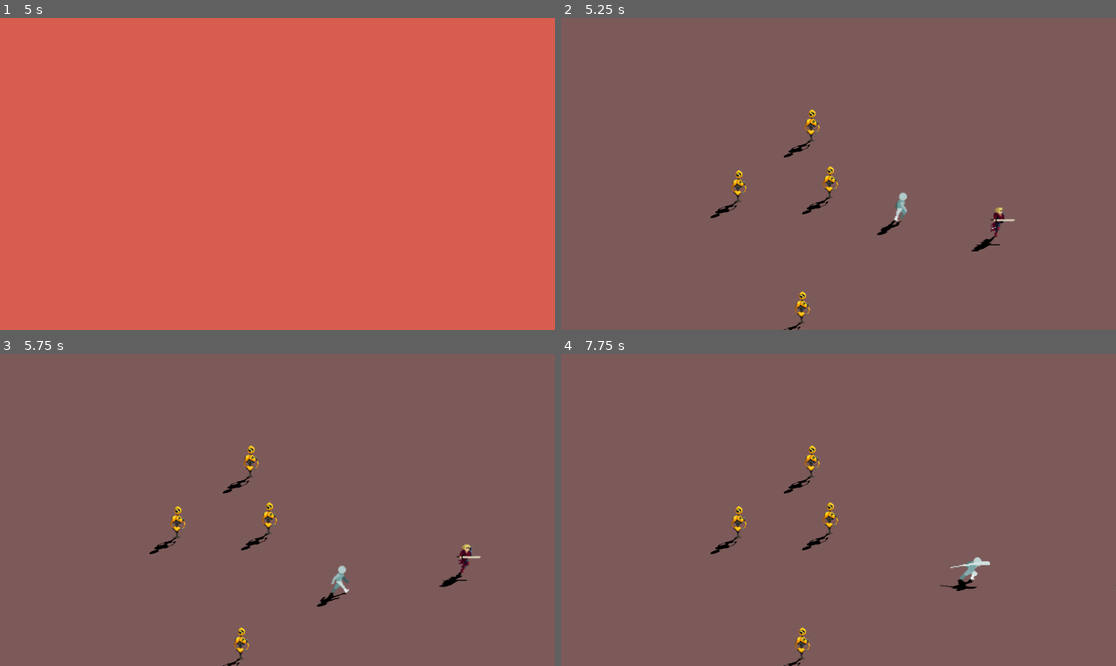
Above: before the commit, frames 1-4 (two rows, left to right).
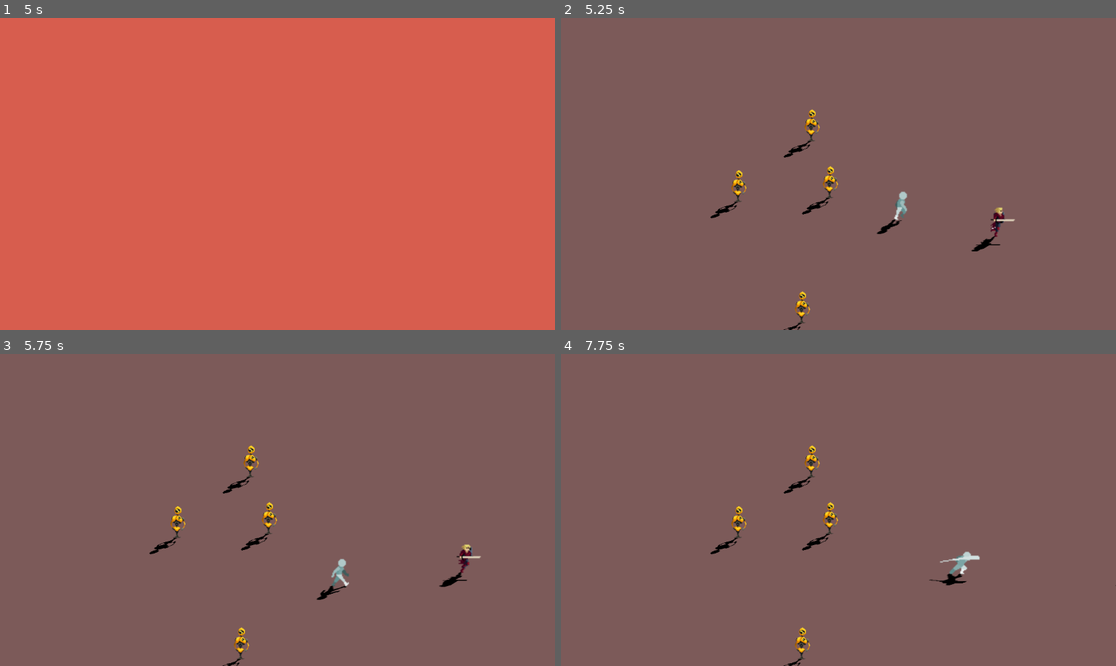
Above: after the commit, the same moments.

Repository: JuaniCargnel/Proyecto_Final_ProgIII
Game: Godot game, scene res://Escenas/MenuPrincipal.tscn
Two runs of this game, one before a commit and one after it. Both use one fixed random seed, a clock stepped at 60 frames per second and the inputs below.
Inputs (mouse positions are in pixels of both pictures, inside the frame that each line leads up to):
- Up to frame 1 (5 s): tap Enter at 0.5, 2, 3.5 s; move the mouse to (399, 158) at 0.52 s; hold Right (Right) 0.53-1.28 s; hold Shift (Correr) 0.53-1.28 s; tap Space at 1.25, 2.75, 4.25 s; move the mouse to (166, 189) at 1.27 s; hold Down (Down) 1.28-2.03 s; click (166, 189) at 1.35 s; move the mouse to (333, 105) at 2.02 s; hold Right (Right) 2.03-2.78 s; hold Right mouse button (GolpeB) 2.03-2.78 s; move the mouse to (249, 236) at 2.77 s; hold Up (Up) 2.78-3.53 s; tap 1 (Hands) at 2.85 s; move the mouse to (444, 220) at 3.52 s; hold Q (Roll) 3.53-4.28 s; hold Left (Left) from 3.53 s (still down); move the mouse to (111, 127) at 4.27 s; tap 2 (Sword) at 4.35 s
- Up to frame 2 (5.25 s): move the mouse to (866, 174) at 5.02 s; release Left (Left) at 5.03 s; hold Down (Down) from 5.03 s (still down); hold Tab (Tab) from 5.03 s (still down)
- Up to frame 3 (5.75 s): keep holding Down (Down); keep holding Tab (Tab)
- Up to frame 4 (7.75 s): move the mouse to (755, 432) at 5.77 s; release Down (Down) at 5.78 s; release Tab (Tab) at 5.78 s; hold Right (Right) 5.78-6.53 s; tap Shift (Correr) at 5.85 s; move the mouse to (960, 494) at 6.52 s; press the mouse at (960, 494) at 6.53 s; hold Up (Up) 6.53-7.28 s; move the mouse to (727, 525) at 7.27 s; release the mouse at (727, 525) at 7.28 s; hold Right (Right) from 7.28 s (still down); right-click (727, 525) at 7.35 s

Frame 1 is identical in both runs. In frame 2, less than 0.1% of the frame differs, in the area x 56-63%, y 55-70%; in frame 3, 0.3%; in frame 4, 0.5%, in the area x 66-78%, y 63-76%.

Commit message:
Update 0.1.5.2

Diff:
--- a/Scripts/knight.gd
+++ b/Scripts/knight.gd
@@ -6,9 +6,14 @@
 
 var speed = 50
 var direccion = Vector2(1, 0)
+var posicionAnterior = Vector2()
 var derecha = true
 var movimiento = true
 var cambio = false
+var personaje = null
+
+func _ready():
+	posicionAnterior = position
 
 func _process(_delta):
 	if $AreaKnight.global_position.x >= 600:
@@ -16,7 +21,7 @@
 			$Timers/Idle.start()
 			$Sprite.play("idle")
 			$Sprite.set_flip_h(true)
-			direccion.x = 0
+			direccion = Vector2(0,0)
 			derecha = false
 			movimiento = false
 		elif cambio and !movimiento:
@@ -29,7 +34,7 @@
 			$Timers/Idle.start()
 			$Sprite.play("idle")
 			$Sprite.set_flip_h(false)
-			direccion.x = 0
+			direccion = Vector2(0,0)
 			derecha = true
 			movimiento = false
 		elif cambio and !movimiento:
@@ -37,11 +42,19 @@
 			movimiento = true
 			direccion.x = 1
 			$Timers/Idle.stop()
+	elif personaje != null:
+		direccion = position.direction_to(personaje.position) * speed
+		if position.x > posicionAnterior.x:
+			$Sprite.set_flip_h(false)
+		elif position.x < posicionAnterior.x:
+			$Sprite.set_flip_h(true)
+
+		posicionAnterior = position
 	else:
 		$Sprite.play("run")
 
 	#translate(direccion.normalized() * speed * delta)
-	move_and_collide(direccion)
+	move_and_collide(direccion.normalized())
 
 func _on_area_knight_area_entered(area):
 	if area.is_in_group("areaSprite"):
@@ -54,10 +67,12 @@
 func _on_hitbox_cerca_body_entered(body):
 	if body.is_in_group("player"):
 		inArea = true
+		personaje = body
 
 func _on_hitbox_cerca_body_exited(body):
 	if body.is_in_group("player"):
 		inArea = false
+		personaje = null
 
 func _on_idle_timeout():
 	cambio = true
--- a/Scripts/personajePrincipal.gd
+++ b/Scripts/personajePrincipal.gd
@@ -1,7 +1,7 @@
 extends CharacterBody2D
 
-const velWalk = 75
-const velRun = 150
+const velWalk = 3
+const velRun = 50
 const velRoll = 200
 
 var direccion:Vector2
@@ -27,7 +27,7 @@
 func _process(delta):
 	estados(delta)
 	animations()
-	move_and_slide()
+	move_and_collide(direccion)
 
 func estados(delta):
 	rolling()
